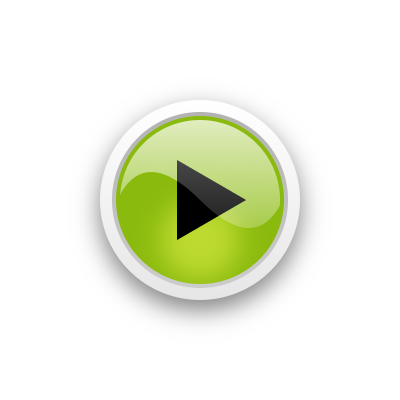
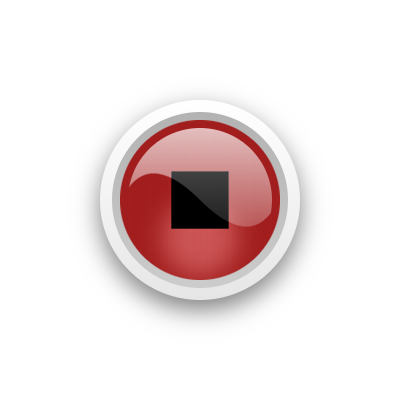
The second 400px x 400px image is a revision of the first. Changes to its layers:
showed group "Button Pushed" (13 layers) over [120, 120, 280, 280]
added layer "Stop Overlay #1" (50%) in group "Button Pushed" over [170, 170, 230, 230]
added layer "Stop Underlay #1" in group "Button Pushed" over [170, 170, 230, 230]
added layer "Stop Background #1" in group "Button Pushed" over [120, 120, 280, 280]
hid group "Button Normal" (13 layers) over [116, 116, 284, 284]
hid "Play Overlay" over [177, 160, 246, 240]
hid "Play Underlay" over [177, 160, 246, 240]
hid "Play Background" over [116, 116, 284, 284]
